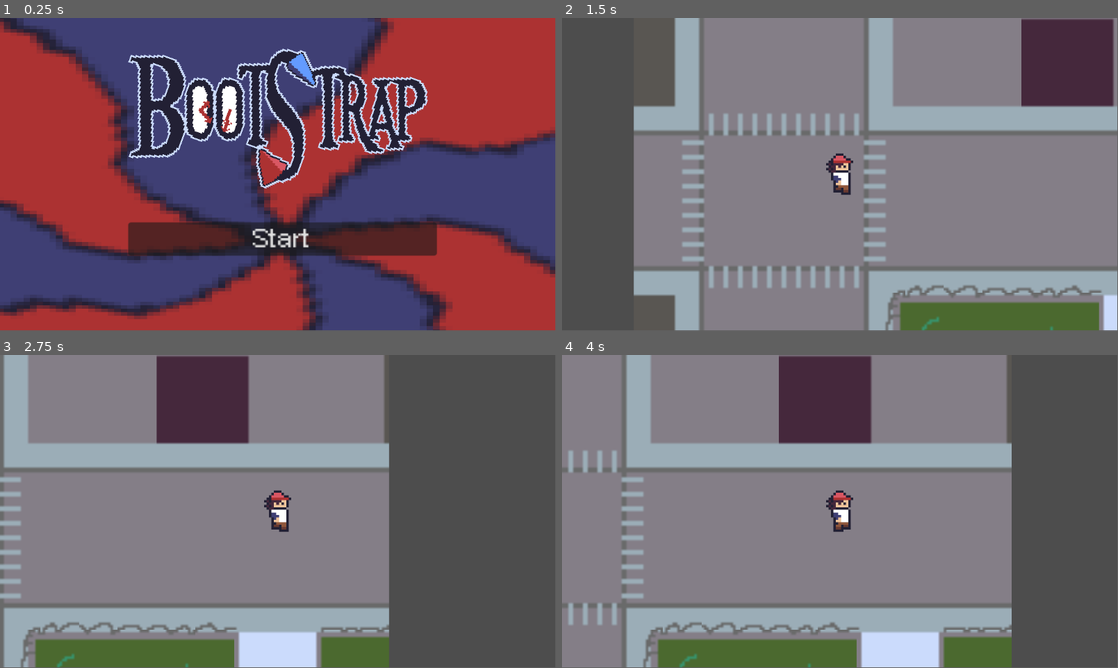
Above: before the commit, frames 1-4 (two rows, left to right).
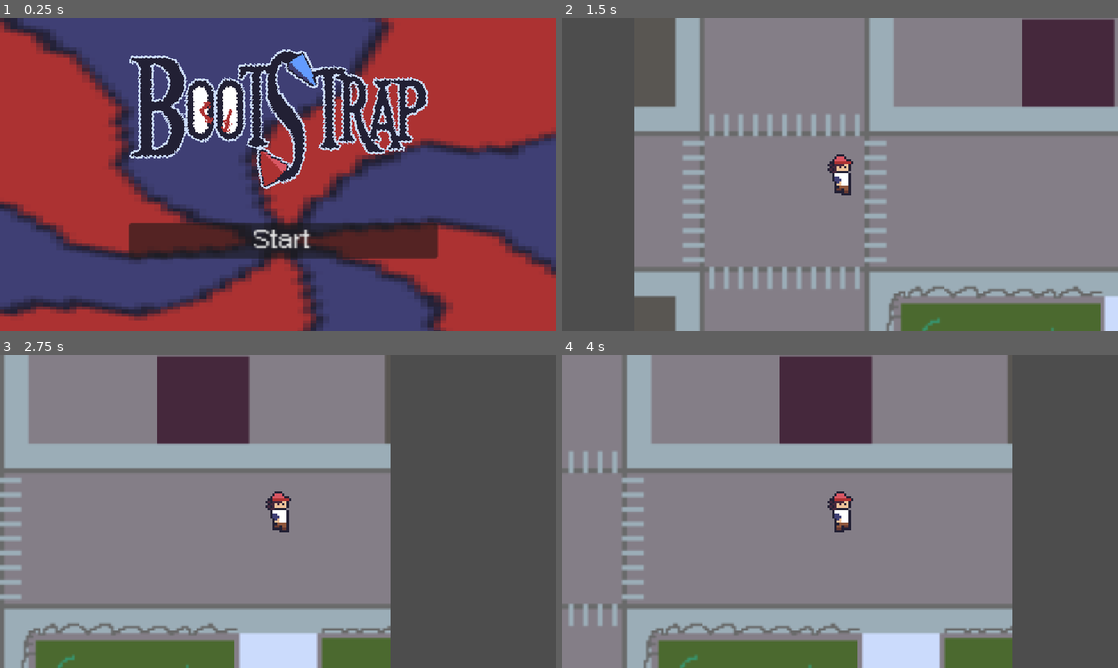
Above: after the commit, the same moments.

Repository: aambrose1/Bootstrap-Game
Game: Godot game, scene res://Scenes/Main Menu/main_menu.tscn
Same seed, same stepped clock (60 frames per second), same inputs: the game is played once before the commit and once after it.
Inputs:
- Up to frame 1 (0.25 s): no input
- Up to frame 2 (1.5 s): click "Start" at 0.5 s; tap Enter at 1.25 s; hold D (right_O) from 1.28 s (still down); tap K (attack) at 1.35 s
- Up to frame 3 (2.75 s): keep holding D (right_O); tap Space (jump_L) at 1.52, 2.27 s; tap E (interact_O) at 2.1 s
- Up to frame 4 (4 s): release D (right_O) at 2.78 s; hold A (left_L) 2.78-3.53 s; tap K (attack) at 2.85 s; hold D (right_O) from 3.53 s (still down); tap E (interact_O) at 3.6 s; tap Space (jump_L) at 3.77 s
In our replay, the window is 799x449 before the commit and 800x450 after it. These sizes can differ from the game's own. Grey fills any space a smaller window leaves; there, only what the larger window draws over its background counts as a difference.

The runs differ from the first frame. In frame 1, 6.6% of the frame differs, in the area x 0-100%, y 0-100%; in frame 2, 2.2%; in frame 3, 2.1%; in frame 4, 2.2%.

Commit message:
Changed viewport and controls in project settings

Diff:
--- a/bootstrap/project.godot
+++ b/bootstrap/project.godot
@@ -12,7 +12,15 @@
 
 config/name="BootStrap"
 run/main_scene="res://Scenes/Main Menu/main_menu.tscn"
-config/features=PackedStringArray("4.3", "Forward Plus")
+config/features=PackedStringArray("4.4", "Forward Plus")
+
+[display]
+
+window/stretch/mode="canvas_items"
+
+[global_group]
+
+player_overworld=""
 
 [input]
 
